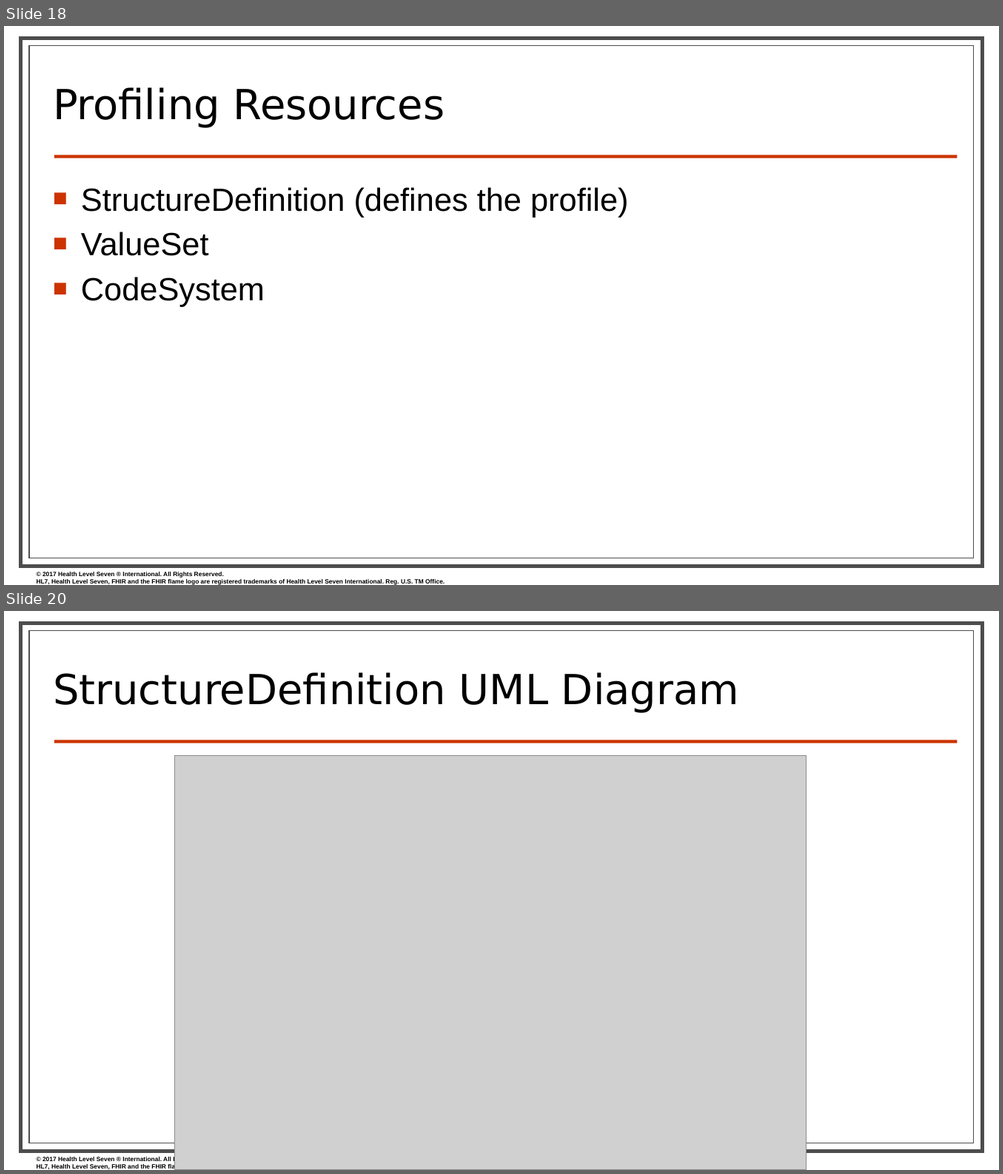
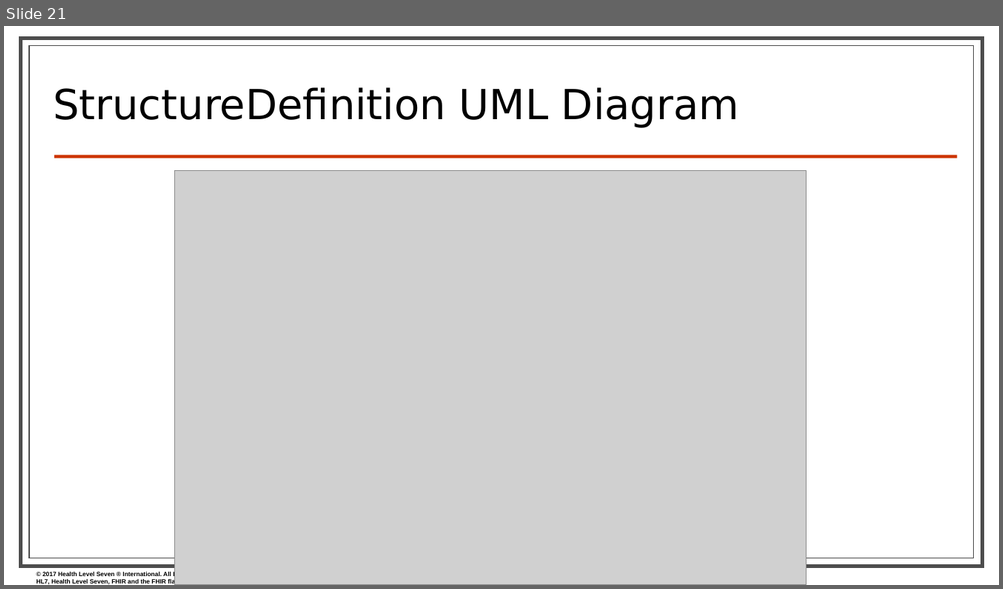
Before and after one commit to FHIR/documents, a slide deck: presentations/2019-09 IG Training/FHIR Profiling - Sarah.pptx. Shown one above the other, each under a label of ours: slides 18 and 20 before the commit, slide 21 after it; the slides between them are not shown. The pictures are 1003x1174 and 1003x589 pixels, drawn with LibreOffice and Linux fonts; fonts in the diff are those of the drawing; grey boxes stand for pictures; background and template pictures are left out. Boxes give left, top, right and bottom in pixels: in the first picture for what was removed or moved away, otherwise in the second. Text is boxed around its words. In the diff, an @@ line names an element or a change of style, - is before the commit and + after.

```diff
--- a/presentations/2019-09 IG Training/FHIR Profiling - Sarah.pptx
+++ b/presentations/2019-09 IG Training/FHIR Profiling - Sarah.pptx
@@ slide 18 removed at (4, 26, 999, 585), background #FFFFFF; not listed: 4 template elements that a slide beside it also shows @@
@@ title removed at (53, 87, 445, 128) @@
-Profiling Resources
@@ text removed at (81, 187, 629, 306) @@
-■ StructureDefinition (defines the profile)
-■ ValueSet
-■ CodeSystem
@@ what was slide 20 is now slide 21 @@
```
Also in this commit, not shown: 11 slides changed, 4 slides added, 2 other slides removed.
